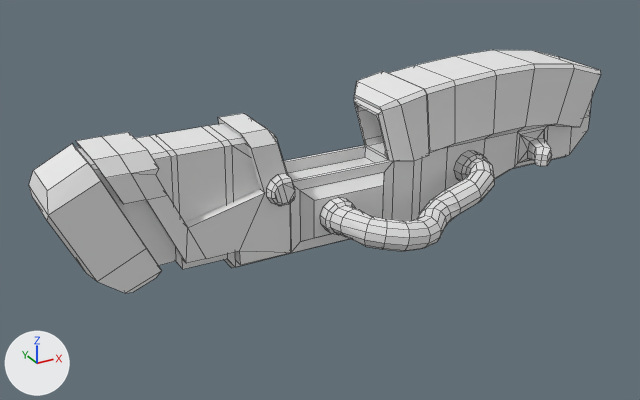
Two versions of the Blender file Tools/Models/Weapons/rocketlauncher_v3.blend, one commit apart.
Both versions are drawn from a camera (50 mm lens) standing at (-6.6, -28.4, 13.3) and looking at (9.3, 0.5, -1.2). The axes (+X, +Y, +Z) are drawn at lower left. The lights are the same throughout. Mesh edges are drawn as thin lines.
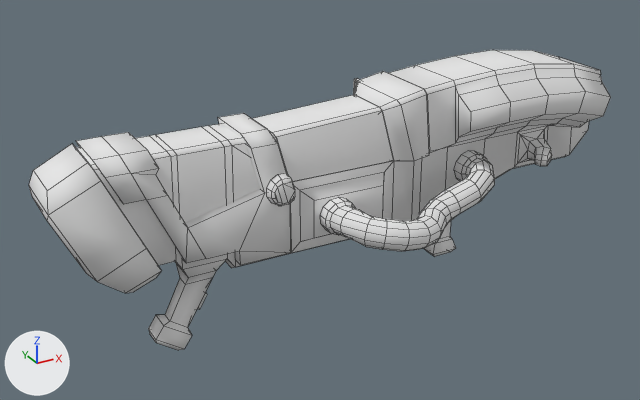
Pixel boxes [x1, y1, x2, y2] of what changed, in the pictures (640 x 400 px):
'Cube', reshaped (23% taller)
    before: [29, 50, 601, 293]
    after: [29, 50, 611, 350]
'Cube.001', added
    after: [252, 95, 393, 182]
part 1 of me_cube, added
    after: [353, 78, 360, 95]
part 2 of me_cube, built on
    after: [148, 68, 611, 350]
part 3 of me_cube, shading changed
    both: [33, 55, 601, 293]

Patch to the scene script:
```diff
--- a/Tools/Models/Weapons/rocketlauncher_v3.blend.py
+++ b/Tools/Models/Weapons/rocketlauncher_v3.blend.py
@@ me_cube @@
 # used by ob_cube; location = (0.0, 0.0, 0.0)
-me_cube.from_pydata(...)  # 873 vertices, 856 faces; spans x -1.7..22.4, y -4.3..4.4, z -2.6..3.7
+me_cube.from_pydata(...)  # 1219 vertices, 1181 faces; spans x -1.7..22.4, y -4.3..4.4, z -5.8..3.7
+# me_cube part 1: a new loose piece of 24 vertices spanning x 12.4..12.5, y 1.7..3.2, z 1.4..2.8, in mat_material (white #e7e7e7)
+# me_cube part 2: 10 vertices removed from x 13.2..19.9, y -0.9..0.9, z 2.6..2.7; 132 vertices added at x 1.7..22.0, y -2.4..2.5, z -5.8..3.2
+# me_cube part 3: 835 kept faces spanning x -1.7..22.4, y -4.3..4.4, z -2.6..3.7 are now shaded smooth
 me_cube.materials.append(mat_material)
@@ me_cube_001 @@
+me_cube_001.from_pydata([(7.18, 1.09, 0.57), (11.79, 1.09, 0.57), (11.14, 0.98, 2.85), (11.14, -0.91, 2.85), (11.19, -1.01, 2.73), (11.19, 1.09, 2.73), (11.79, -1.01, 0.57), (6.58, 0.95, 2.59), (6.58, -0.87, 2.59), (7.18, -1.01, 0.57), (6.65, -1.01, 2.44), (6.65, 1.09, 2.44)], [], [(1, 0, 11, 5), (11, 7, 2, 5), (8, 3, 2, 7), (10, 4, 3, 8), (10, 9, 6, 4)])
+me_cube_001.polygons.foreach_set('use_smooth', [True] * 5)
+me_cube_001.materials.append(mat_material)  # white #e7e7e7
@@ ob_cube_001 @@
+ob_cube_001 = bpy.data.objects.new('Cube.001', me_cube_001)
+ob_cube_001.location = (0.0, 0.0, 0.0)
+ob_cube_001.show_transparent = True
```
